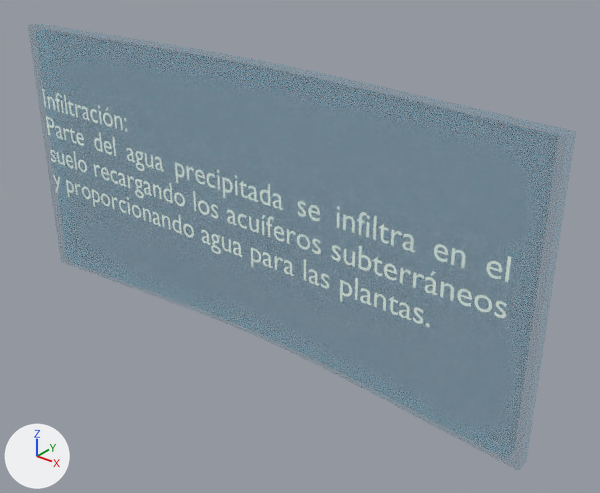
An edit to the glTF model assets/inf.glb, drawn before and after from the same camera.
Before and after are seen from a 50 mm camera at (3.47, -3.48, 3.41) aimed at (0.34, 0.43, 0.98). Every picture has the same lights, and +X, +Y and +Z are marked at lower left. The older version comes first. Where no turn or scale is listed for an object, it has been applied to the vertices.

Objects in the first picture: 'Cube', 'Text'.
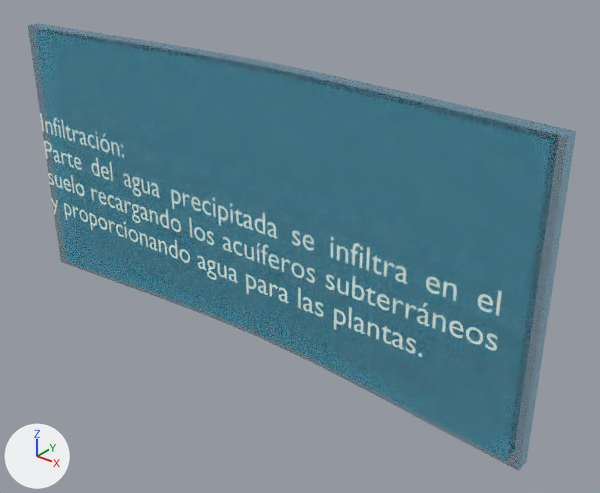
The newer file is also turned or shifted as a whole; pictures and numbers use the older file's frame.

Changed parts and their boxes [x1, y1, x2, y2] in the pictures (600 x 493 px):
'Cube', surface changed: [28, 23, 576, 471] in both
'Text', deleted: before [42, 89, 511, 327]
'infiltracion', added: after [40, 113, 502, 357]

Edits to the bpy script that builds the scene:
```text
Change mat_material:
    mat_material.alpha: 0.145 -> 0.366
Add me_text_005:
    me_text_005.from_pydata(...)  # 11170 vertices, 11018 faces; spans x -1.94..1.95, y 0.0, z -0.34..0.51
    me_text_005.materials.append(mat_material_001)  # white #effff5
Remove ob_text:
    ob_text = bpy.data.objects.new('Text', me_text)
    ob_text.location = (-1.934, 0.131, 1.593)
Add ob_infiltracion:
    ob_infiltracion = bpy.data.objects.new('infiltracion', me_text_005)
    ob_infiltracion.location = (0.0, 0.089, 1.049)
```
